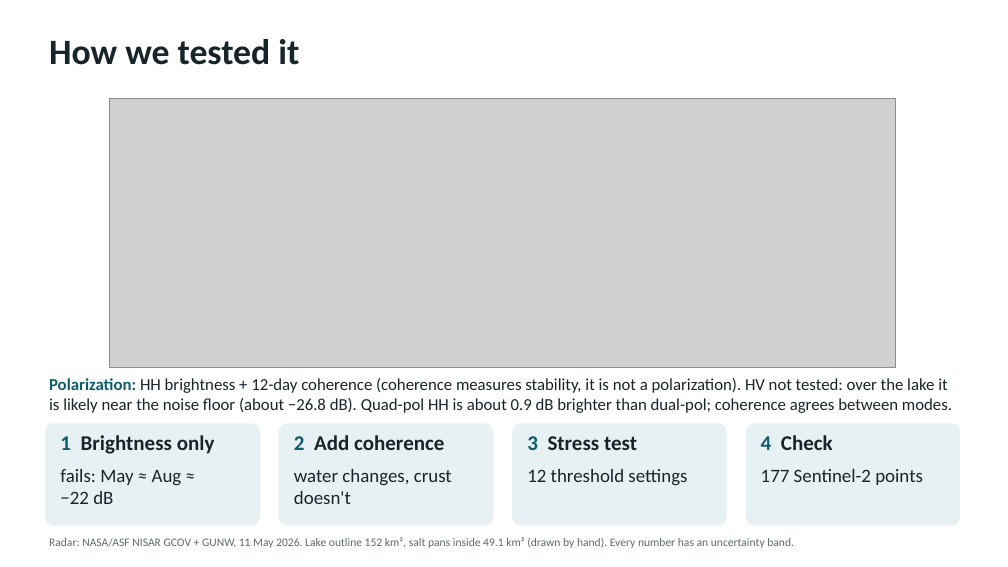
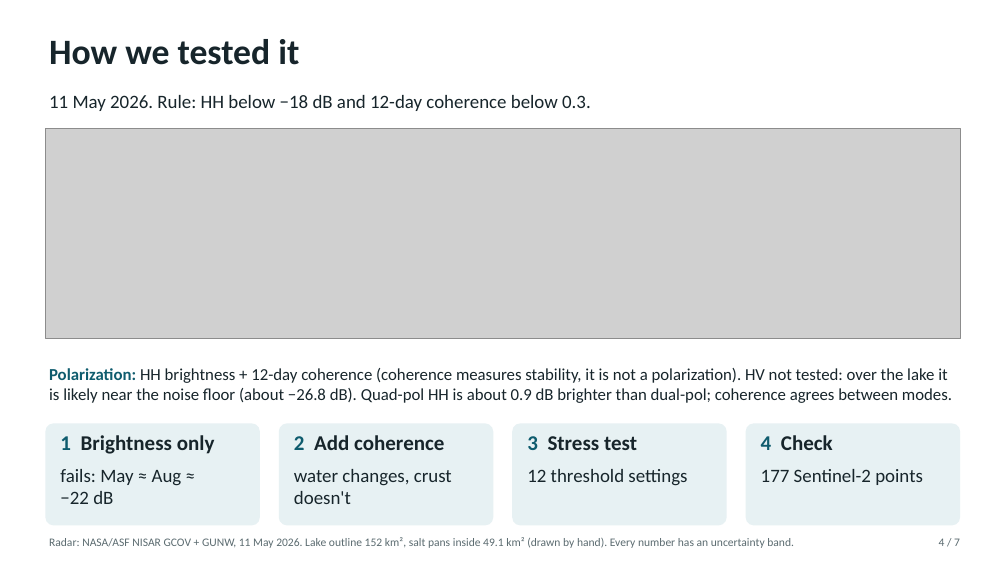
Before and after one commit to lokesh09s/sambhar-watch, a slide deck: slide 4 of docs/slides/Sambhar_Watch.pptx. Drawn at 1008x567 pixels with LibreOffice and Linux fonts; fonts in the diff are those of the drawing; grey boxes stand for pictures. Boxes give left, top, right and bottom in pixels: in the first picture for what was removed or moved away, otherwise in the second. Text is boxed around its words. In the diff, an @@ line names an element or a change of style, - is before the commit and + after.

```diff
--- a/docs/slides/Sambhar_Watch.pptx
+++ b/docs/slides/Sambhar_Watch.pptx
@@ text added at [49, 95, 591, 111], 18 pt, text #17252B @@
+11 May 2026. Rule: HH below −18 dB and 12-day coherence below 0.3.
@@ picture: place and size @@
-picture at [110, 98, 896, 368]
+picture at [45, 129, 960, 338]
@@ text "Polarization: HH brightness + 12-day ...": place and size @@
-text "Polarization: HH brightness + 12-day ..." at [49, 378, 952, 413]
+text "Polarization: HH brightness + 12-day ..." at [49, 368, 952, 403]
@@ text added at [939, 538, 960, 546], 11 pt, text #5B6B70 @@
+4 / 7
```
Also in this commit, not shown: 5 other slides changed, 5 other files.
